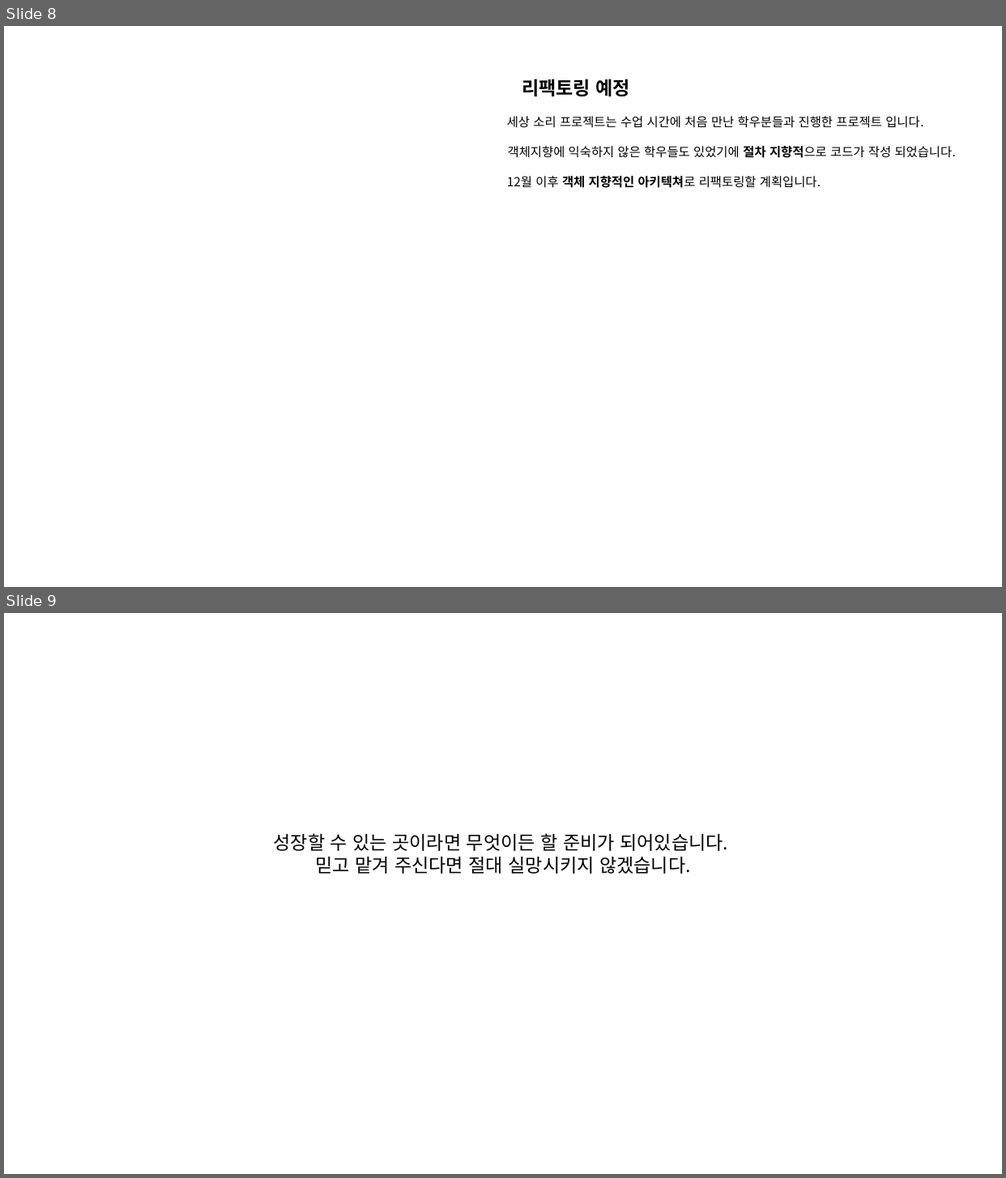
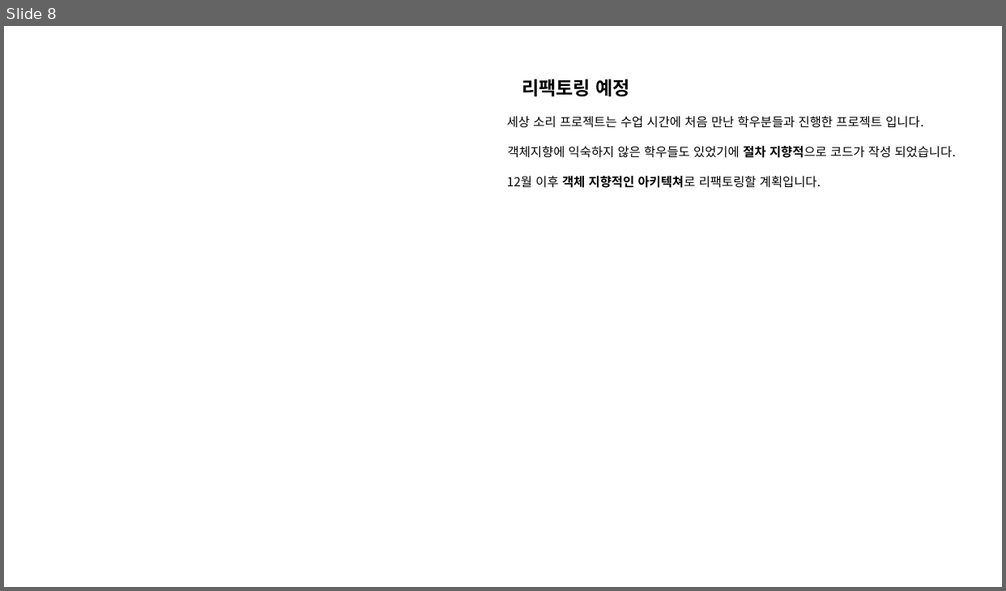
Before and after one commit to ohjinhokor/PortFolio, a slide deck: 오진호 포토폴리오.pptx. Shown one above the other, each under a label of ours: slides 8 and 9 before the commit, slide 8 after it. The pictures are 1006x1178 and 1006x591 pixels, drawn with LibreOffice and Linux fonts; fonts in the diff are those of the drawing; background and template pictures are left out. Boxes give left, top, right and bottom in pixels: in the first picture for what was removed or moved away, otherwise in the second. Text is boxed around its words. In the diff, an @@ line names an element or a change of style, - is before the commit and + after.

```diff
--- a/오진호 포토폴리오.pptx
+++ b/오진호 포토폴리오.pptx
@@ slide 9 removed at [4,613,1002,1174], background #FFFFFF @@
@@ text removed at [274,833,728,874] @@
-성장할 수 있는 곳이라면 무엇이든 할 준비가 되어있습니다.
-믿고 맡겨 주신다면 절대 실망시키지 않겠습니다.
```
Also in this commit, not shown: 1 slide changed, 1 slide added, 1 other file.
